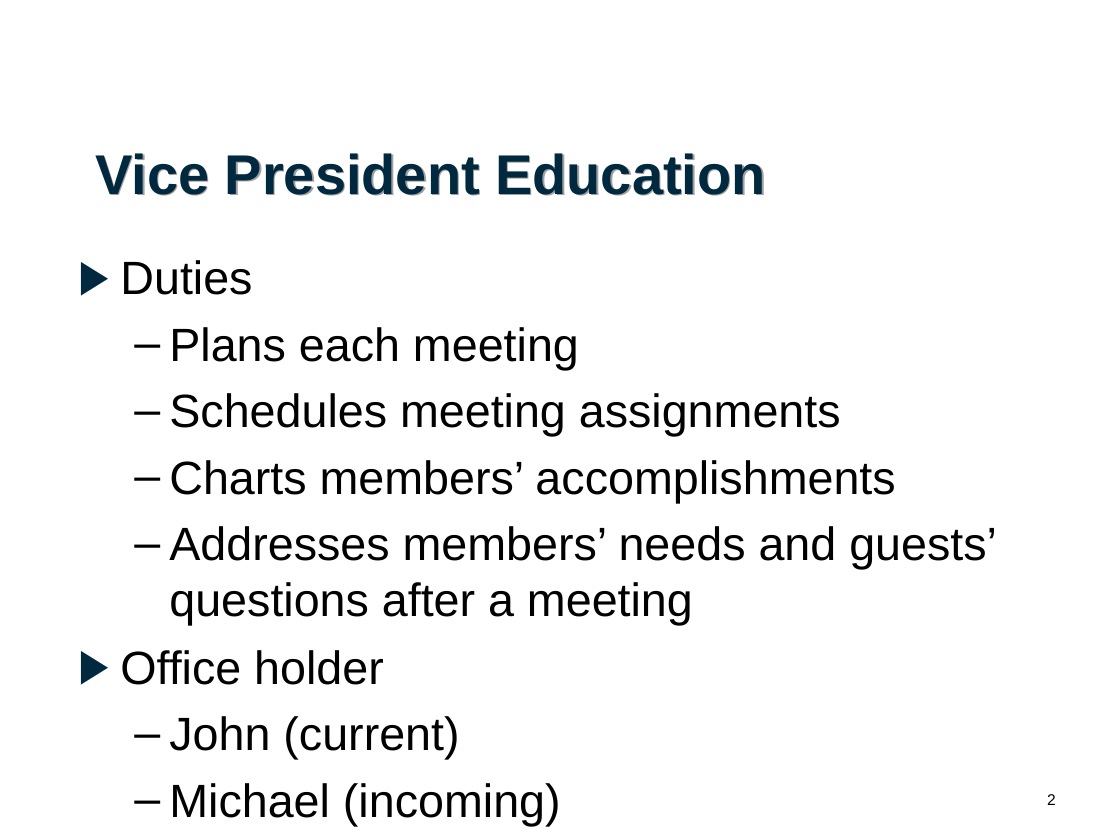
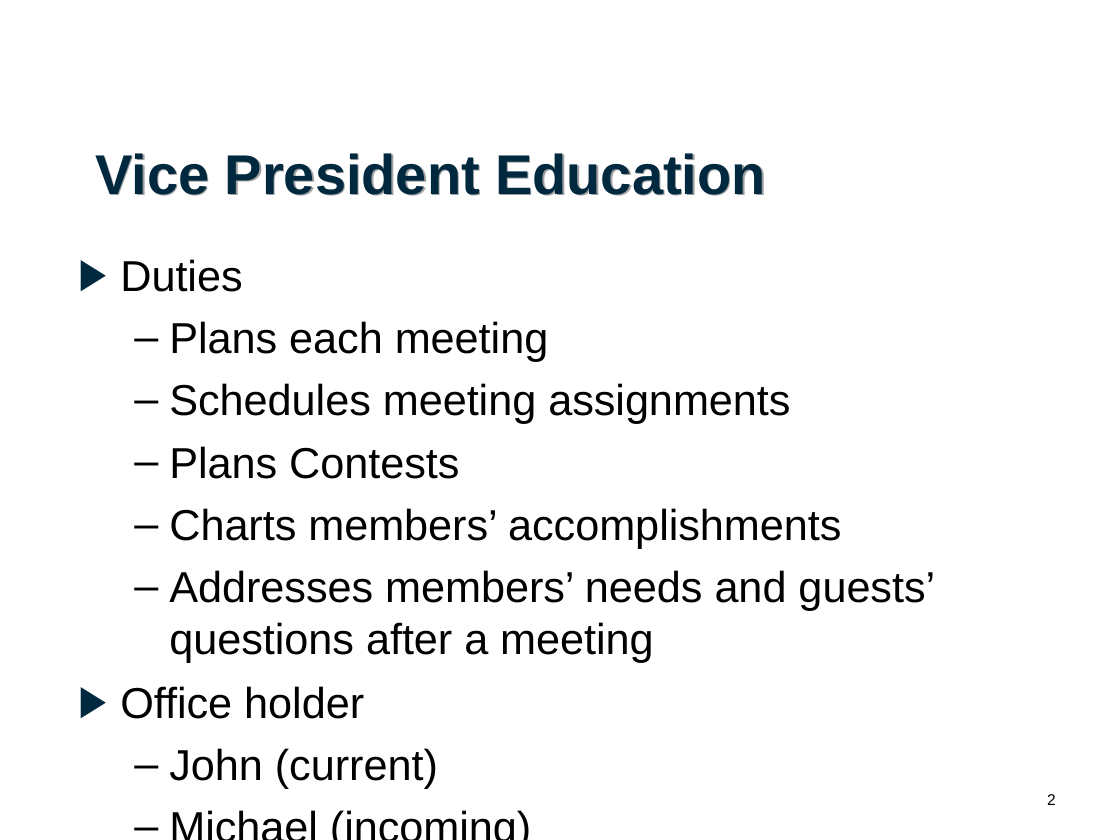
Before and after one commit to raresteak/toastmasters, a slide deck: slide 14 of speeches/MeetingRoles+Resp 2018-06.odp. Drawn at 1120x840 pixels with LibreOffice and Linux fonts; fonts in the diff are those of the drawing; background and template pictures are left out. Boxes give left, top, right and bottom in pixels: in the first picture for what was removed or moved away, otherwise in the second. Text is boxed around its words. In the diff, an @@ line names an element or a change of style, - is before the commit and + after.

```diff
--- a/speeches/MeetingRoles+Resp 2018-06.odp
+++ b/speeches/MeetingRoles+Resp 2018-06.odp
@@ text at box(120, 259, 935, 788): size 30 to 27.8 pt @@
@@ text at box(169, 446, 459, 479): paragraph added @@
+  – Plans Contests
```
Also in this commit, not shown: 4 other slides changed.
